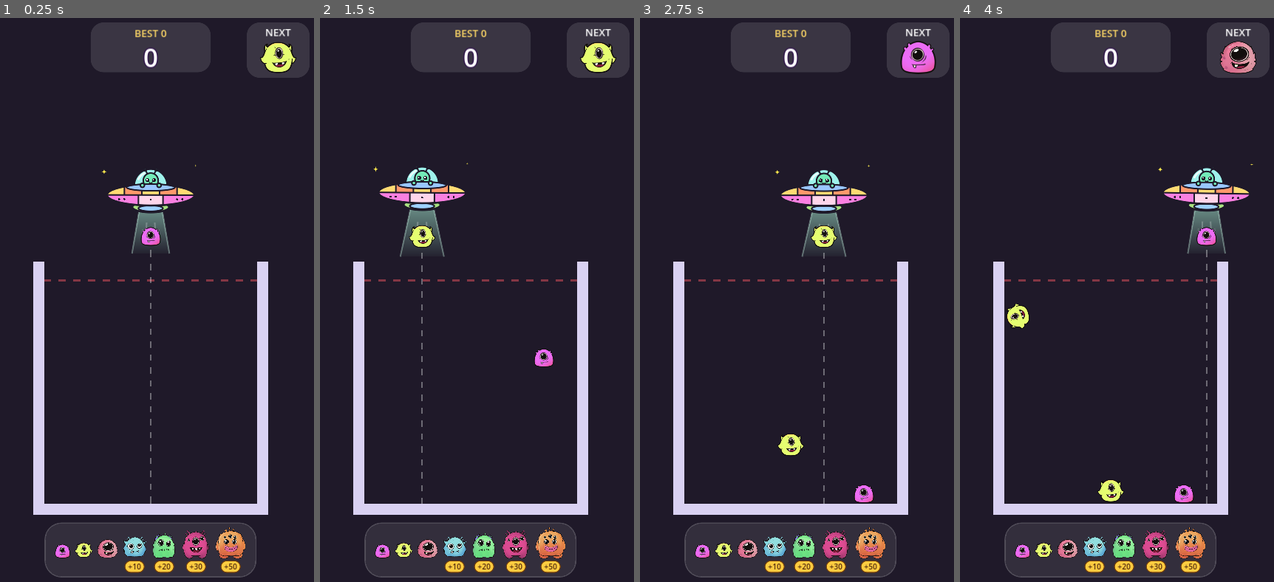
Above: before the commit, frames 1-4 (left to right).
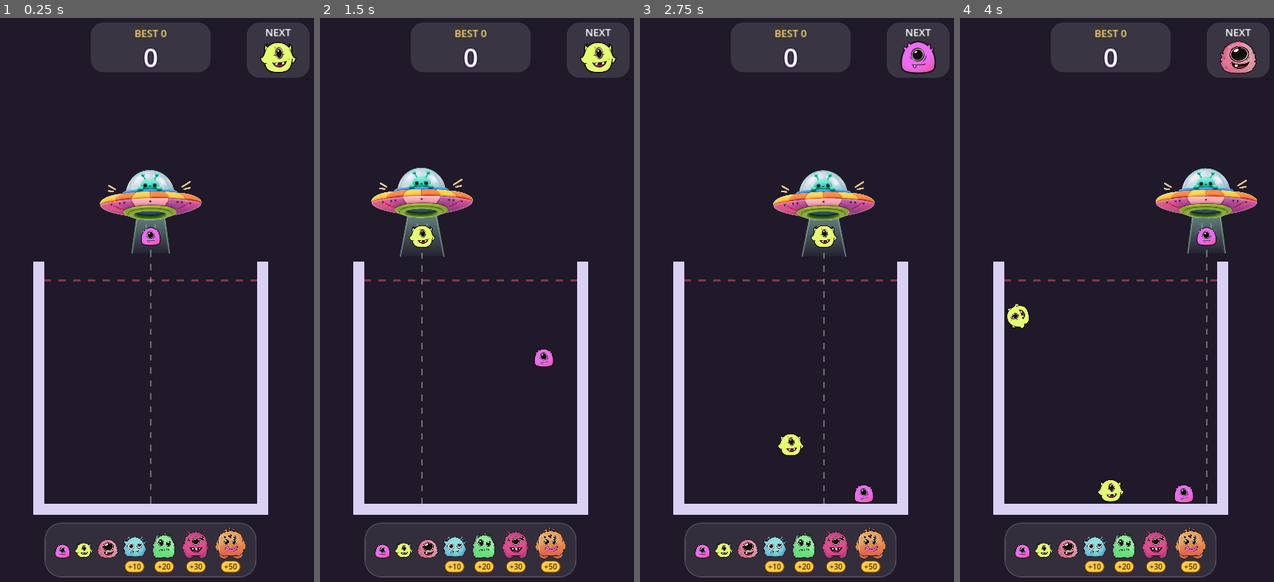
Above: after the commit, the same moments.

Repository: vickyraut212-boop/MonsterMerageGame
Game: Godot game, scene res://scenes/main.tscn
Two runs of this game, one before a commit and one after it. Both use one fixed random seed, a clock stepped at 60 frames per second and the inputs below.
Inputs (mouse positions are in pixels of both pictures, inside the frame that each line leads up to):
- Up to frame 1 (0.25 s): no input
- Up to frame 2 (1.5 s): move the mouse to (542, 283) at 0.52 s; click (542, 283) at 0.67 s; drag from (404, 339) to (470, 147) at 1.27 s
- Up to frame 3 (2.75 s): move the mouse to (825, 181) at 2.02 s; click (825, 181) at 2.17 s
- Up to frame 4 (4 s): drag from (1095, 429) to (1010, 221) at 2.77 s; move the mouse to (1211, 401) at 3.52 s; click (1211, 401) at 3.67 s

The runs differ from the first frame. In frame 1, 1.9% of the frame differs, in the area x 31-65%, y 25-41%; in frame 2, 1.9%, in the area x 16-49%, y 25-42%; in frame 3, 1.9%; in frame 4, 1.9%.

Commit message:
Use the new 3D alien ship art for the dropper
The ship texture now defaults to assets/ui/alien_ship.png (trimmed and
scaled from vicky's art) and is drawn a little wider, 220 px. The
tractor beam still starts in the ship's green ring. Clearing the
texture in the Inspector falls back to the UFO drawn in code.

Co-Authored-By: Claude Opus 5.5 <noreply@anthropic.com>

Diff:
--- a/scripts/dropper.gd
+++ b/scripts/dropper.gd
@@ -6,9 +6,10 @@
 ## finger is released.
 ##
 ## SPACESHIP ART
-## Until a sprite is set, the ship is drawn in code (see _draw_ship). To use
-## your own art, select the Dropper node and drag a PNG into "Ship Texture"
-## in the Inspector; "Ship Width" sets how wide it appears.
+## The ship uses vicky's 3D art (assets/ui/alien_ship.png). To swap it, select
+## the Dropper node and drag another PNG into "Ship Texture" in the Inspector;
+## "Ship Width" sets how wide it appears. Clearing "Ship Texture" falls back to
+## the UFO drawn in code (see _draw_ship).
 ##
 ## DROP ORDER
 ## The very first drop of the game is always Tier 1. After that, every drop is
@@ -30,9 +31,9 @@
 
 @export_group("Spaceship")
 ## Your spaceship PNG. Leave empty to use the drawn UFO.
-@export var ship_texture: Texture2D
+@export var ship_texture: Texture2D = preload("res://assets/ui/alien_ship.png")
 ## How wide the ship appears, in pixels.
-@export var ship_width := 190.0
+@export var ship_width := 220.0
 ## How far above the held monster the ship floats.
 @export var ship_height_above := 92.0
 ## How much the ship leans into its movement (0 = no lean).
Binary file added: assets/ui/alien_ship.png
